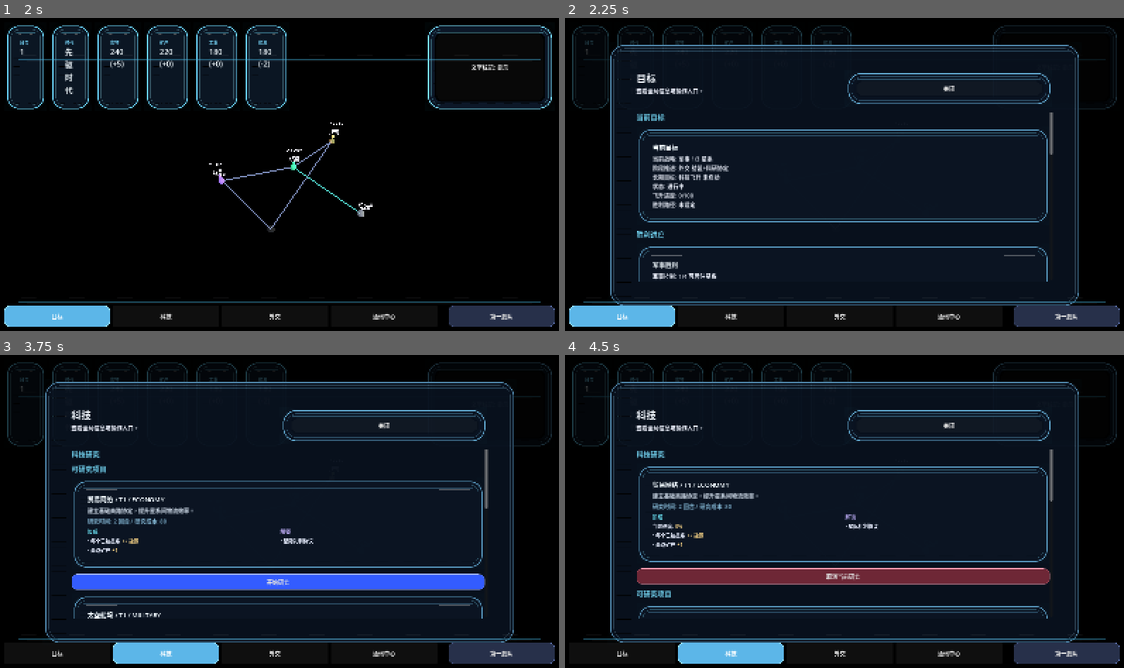
Above: before the commit, frames 1-4 (two rows, left to right).
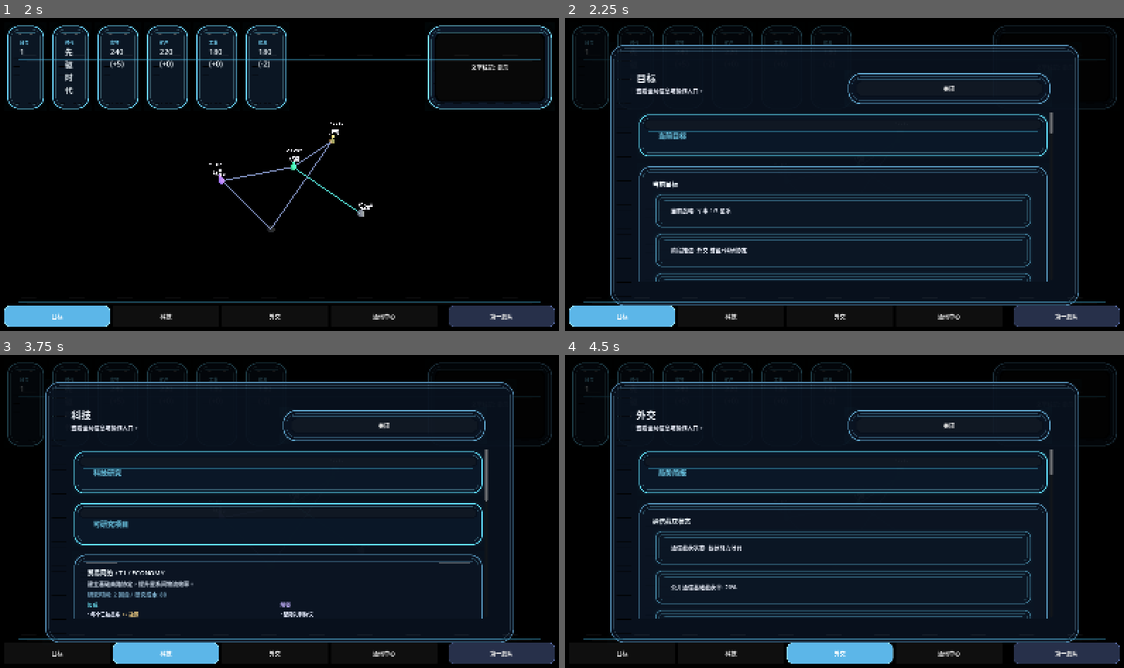
Above: after the commit, the same moments.

Repository: paleriderrrr/starcat
Game: Godot game, scene res://scenes/Main.tscn
The game is run twice, just before and just after one commit, with the same random seed, the same clock (stepped at 60 frames per second) and the same inputs.
Inputs:
- Up to frame 1 (2 s): click "文字标记: 显示" at 0.5 s; click "文字标记: 隐藏" at 1.25 s
- Up to frame 2 (2.25 s): click "目标" at 2 s
- Up to frame 3 (3.75 s): click "关闭" at 2.75 s; click "科技" at 3.5 s
- Up to frame 4 (4.5 s): click "开始研究" at 4.25 s

Frame 1 is identical in both runs. In frame 2, 9.4% of the frame differs, in the area x 12-88%, y 30-85%; in frame 3, 11%; in frame 4, 15%, in the area x 12-88%, y 17-99%.

Commit message:
feat: extend bridge ui coverage to secondary controls

Diff:
--- a/starcat/scenes/ui/DiplomacyComposer.tscn
+++ b/starcat/scenes/ui/DiplomacyComposer.tscn
@@ -1,9 +1,25 @@
-[gd_scene load_steps=3 format=3]
+[gd_scene load_steps=7 format=3]
 
 [ext_resource type="PackedScene" path="res://scenes/ui/ActionButton.tscn" id="1_button"]
+[ext_resource type="Texture2D" path="res://assets/ui/bridge/input_panel.png" id="2_input"]
+[ext_resource type="Texture2D" path="res://assets/ui/bridge/input_panel_focus.png" id="3_focus"]
+
+[sub_resource type="StyleBoxTexture" id="1"]
+texture = ExtResource("2_input")
+texture_margin_left = 44.0
+texture_margin_top = 44.0
+texture_margin_right = 44.0
+texture_margin_bottom = 44.0
+
+[sub_resource type="StyleBoxTexture" id="2"]
+texture = ExtResource("3_focus")
+texture_margin_left = 44.0
+texture_margin_top = 44.0
+texture_margin_right = 44.0
+texture_margin_bottom = 44.0
 
 [node name="DiplomacyComposer" type="VBoxContainer"]
-theme_override_constants/separation = 8
+theme_override_constants/separation = 10
 
 [node name="PresetWrap" type="FlowContainer" parent="."]
 layout_mode = 2
@@ -12,7 +28,13 @@
 
 [node name="DraftBox" type="TextEdit" parent="."]
 custom_minimum_size = Vector2(0, 96)
+layout_mode = 2
 size_flags_vertical = 3
+theme_override_colors/font_color = Color(0.929412, 0.968627, 1, 1)
+theme_override_colors/caret_color = Color(0.545098, 0.898039, 0.980392, 1)
+theme_override_colors/font_placeholder_color = Color(0.470588, 0.611765, 0.709804, 1)
+theme_override_styles/normal = SubResource("1")
+theme_override_styles/focus = SubResource("2")
 placeholder_text = "输入简短照会。你可以先点击上方预设，再按当前局势补上条件、交换内容或警告措辞。"
 
 [node name="Controls" type="HBoxContainer" parent="."]
@@ -24,6 +46,13 @@
 layout_mode = 2
 focus_mode = 2
 mouse_default_cursor_shape = 2
+theme_override_colors/font_color = Color(0.929412, 0.968627, 1, 1)
+theme_override_colors/font_hover_color = Color(0.952941, 0.988235, 1, 1)
+theme_override_colors/font_focus_color = Color(0.952941, 0.988235, 1, 1)
+theme_override_styles/normal = SubResource("1")
+theme_override_styles/hover = SubResource("2")
+theme_override_styles/pressed = SubResource("2")
+theme_override_styles/focus = SubResource("2")
 
 [node name="SendButton" parent="Controls" instance=ExtResource("1_button")]
 custom_minimum_size = Vector2(0, 44)
--- a/starcat/scenes/ui/InfoLine.tscn
+++ b/starcat/scenes/ui/InfoLine.tscn
@@ -1,7 +1,27 @@
-[gd_scene format=3]
+[gd_scene load_steps=3 format=3]
 
-[node name="InfoLine" type="Label"]
-custom_minimum_size = Vector2(0, 20)
+[ext_resource type="Texture2D" path="res://assets/ui/bridge/info_line_panel.png" id="1_panel"]
+
+[sub_resource type="StyleBoxTexture" id="1"]
+texture = ExtResource("1_panel")
+texture_margin_left = 38.0
+texture_margin_top = 38.0
+texture_margin_right = 38.0
+texture_margin_bottom = 38.0
+
+[node name="InfoLine" type="PanelContainer"]
+custom_minimum_size = Vector2(0, 28)
+theme_override_styles/panel = SubResource("1")
+
+[node name="Margin" type="MarginContainer" parent="."]
+layout_mode = 2
+theme_override_constants/margin_left = 14
+theme_override_constants/margin_top = 5
+theme_override_constants/margin_right = 14
+theme_override_constants/margin_bottom = 5
+
+[node name="Text" type="Label" parent="Margin"]
+custom_minimum_size = Vector2(0, 18)
 layout_mode = 2
 autowrap_mode = 3
 text = "信息行"
--- a/starcat/scenes/ui/SectionTitle.tscn
+++ b/starcat/scenes/ui/SectionTitle.tscn
@@ -1,8 +1,28 @@
-[gd_scene load_steps=1 format=3]
+[gd_scene load_steps=3 format=3]
 
-[node name="SectionTitle" type="Label"]
-custom_minimum_size = Vector2(0, 24)
+[ext_resource type="Texture2D" path="res://assets/ui/bridge/section_title_panel.png" id="1_panel"]
+
+[sub_resource type="StyleBoxTexture" id="1"]
+texture = ExtResource("1_panel")
+texture_margin_left = 44.0
+texture_margin_top = 44.0
+texture_margin_right = 44.0
+texture_margin_bottom = 44.0
+
+[node name="SectionTitle" type="PanelContainer"]
+custom_minimum_size = Vector2(0, 46)
+theme_override_styles/panel = SubResource("1")
+
+[node name="Margin" type="MarginContainer" parent="."]
+layout_mode = 2
+theme_override_constants/margin_left = 18
+theme_override_constants/margin_top = 8
+theme_override_constants/margin_right = 18
+theme_override_constants/margin_bottom = 8
+
+[node name="Text" type="Label" parent="Margin"]
+layout_mode = 2
 theme_override_font_sizes/font_size = 20
-theme_override_colors/font_color = Color(0.454902, 0.839216, 0.956863, 1)
+theme_override_colors/font_color = Color(0.462745, 0.85098, 0.972549, 1)
 autowrap_mode = 3
 text = "分段标题"
--- a/starcat/scripts/HudLayer.gd
+++ b/starcat/scripts/HudLayer.gd
@@ -1147,10 +1147,17 @@
 			modal_content.add_child(_make_diplomacy_composer(faction.get("id", "")))
 	)
 
-func _make_section_title(text: String) -> Label:
-	var label: Label = SECTION_TITLE_SCENE.instantiate()
-	label.text = text
-	return label
+func _make_section_title(text: String) -> Control:
+	var section: Control = SECTION_TITLE_SCENE.instantiate()
+	var text_label: Label = section.get_node("Margin/Text")
+	text_label.text = text
+	return section
+
+func _make_info_line(text: String) -> Control:
+	var line_panel: Control = INFO_LINE_SCENE.instantiate()
+	var text_label: Label = line_panel.get_node("Margin/Text")
+	text_label.text = text
+	return line_panel
 
 func _make_info_card(lines: Array) -> PanelContainer:
 	var panel: PanelContainer = INFO_CARD_SCENE.instantiate()
@@ -1159,9 +1166,7 @@
 		var line: String = str(raw_line)
 		if line == "":
 			continue
-		var label: Label = INFO_LINE_SCENE.instantiate()
-		label.text = line
-		content.add_child(label)
+		content.add_child(_make_info_line(line))
 	return panel
 
 func _make_status_card(title: String, lines: Array) -> PanelContainer:
@@ -1171,9 +1176,7 @@
 	for raw_line: Variant in lines:
 		var line: String = str(raw_line)
 		if line != "":
-			var label: Label = INFO_LINE_SCENE.instantiate()
-			label.text = line
-			details.add_child(label)
+			details.add_child(_make_info_line(line))
 	return card
 
 func _make_diplomacy_composer(faction_id: String) -> VBoxContainer:
@@ -1389,9 +1392,7 @@
 		var line: String = str(line_value)
 		if line == "":
 			continue
-		var label: Label = INFO_LINE_SCENE.instantiate()
-		label.text = line
-		details.add_child(label)
+		details.add_child(_make_info_line(line))
 	return card
 
 func _make_posture_card(posture: Dictionary) -> PanelContainer:
Binary file added: starcat/assets/ui/bridge/info_line_panel.png
Not shown, added: starcat/assets/ui/bridge/info_line_panel.png.import
Binary file added: starcat/assets/ui/bridge/input_panel.png
Not shown, added: starcat/assets/ui/bridge/input_panel.png.import
Binary file added: starcat/assets/ui/bridge/input_panel_focus.png
Not shown, added: starcat/assets/ui/bridge/input_panel_focus.png.import
Binary file added: starcat/assets/ui/bridge/section_title_panel.png
Not shown, added: starcat/assets/ui/bridge/section_title_panel.png.import
Not shown, changed: tests/test_godot_backend_migration.py
